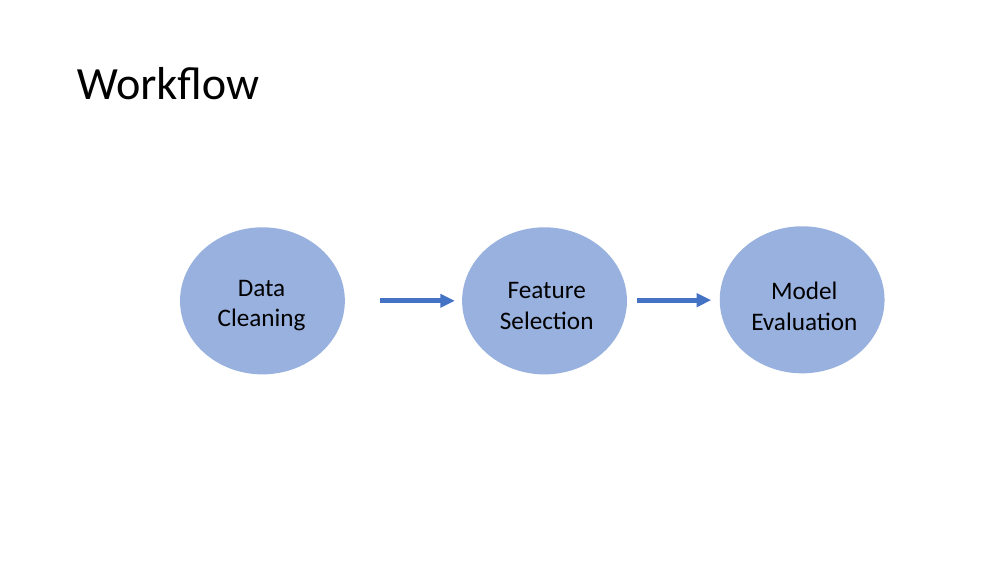
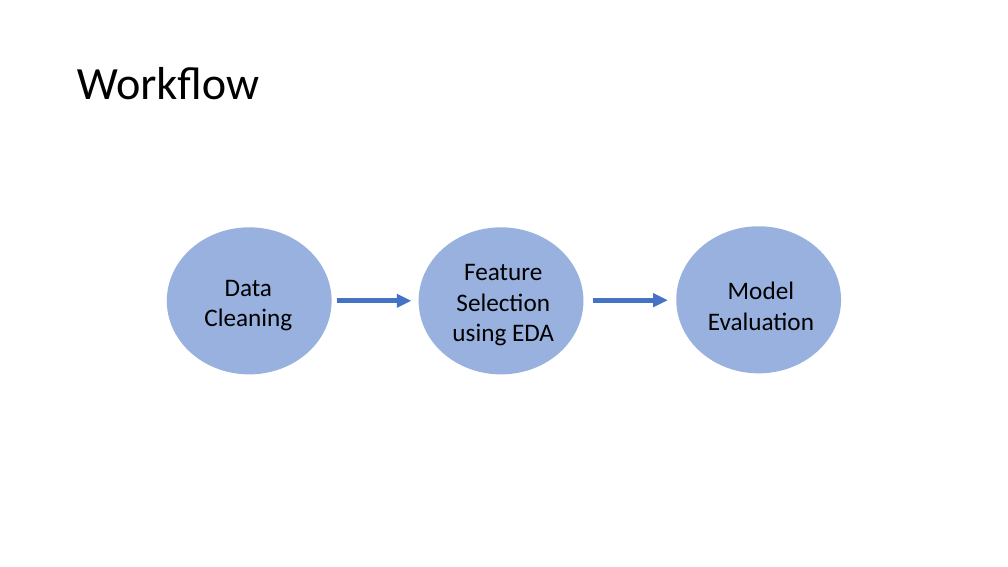
Before and after one commit to jpschew/GA-projects-DSI24, a slide deck: slide 3 of GA-project2/GA-project2.pptx. Drawn at 1008x567 pixels with LibreOffice and Linux fonts; fonts in the diff are those of the drawing. Boxes give left, top, right and bottom in pixels: in the first picture for what was removed or moved away, otherwise in the second. Text is boxed around its words. In the diff, an @@ line names an element or a change of style, - is before the commit and + after.

```diff
--- a/GA-project2/GA-project2.pptx
+++ b/GA-project2/GA-project2.pptx
@@ ellipse: place and size @@
-ellipse at (180,228,345,375)
+ellipse at (167,228,332,375)
@@ text "Data Cleaning": place and size @@
-text "Data Cleaning" at (218,279,306,331)
+text "Data Cleaning" at (204,279,292,331)
@@ text at (452,263,554,346): text changed @@
-Feature Selection
+Feature Selection using EDA
@@ 2 ellipses, 2 arrows, 1 text: place and size @@
-2 ellipses, 2 arrows, 1 text at (380,226,885,375)
+2 ellipses, 2 arrows, 1 text at (337,226,842,375)
```
Also in this commit, not shown: 6 other slides changed, 2 other files.
